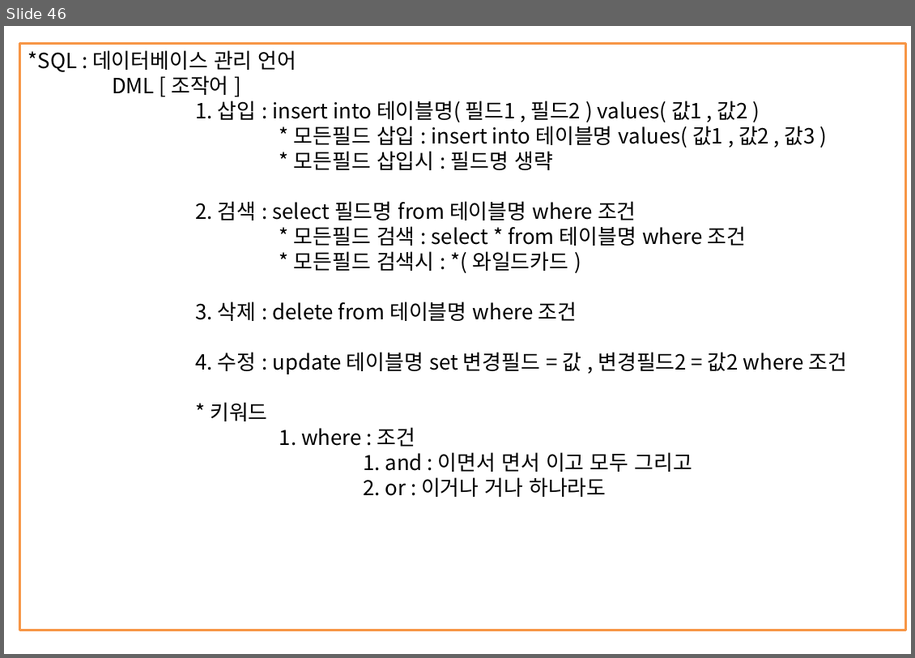
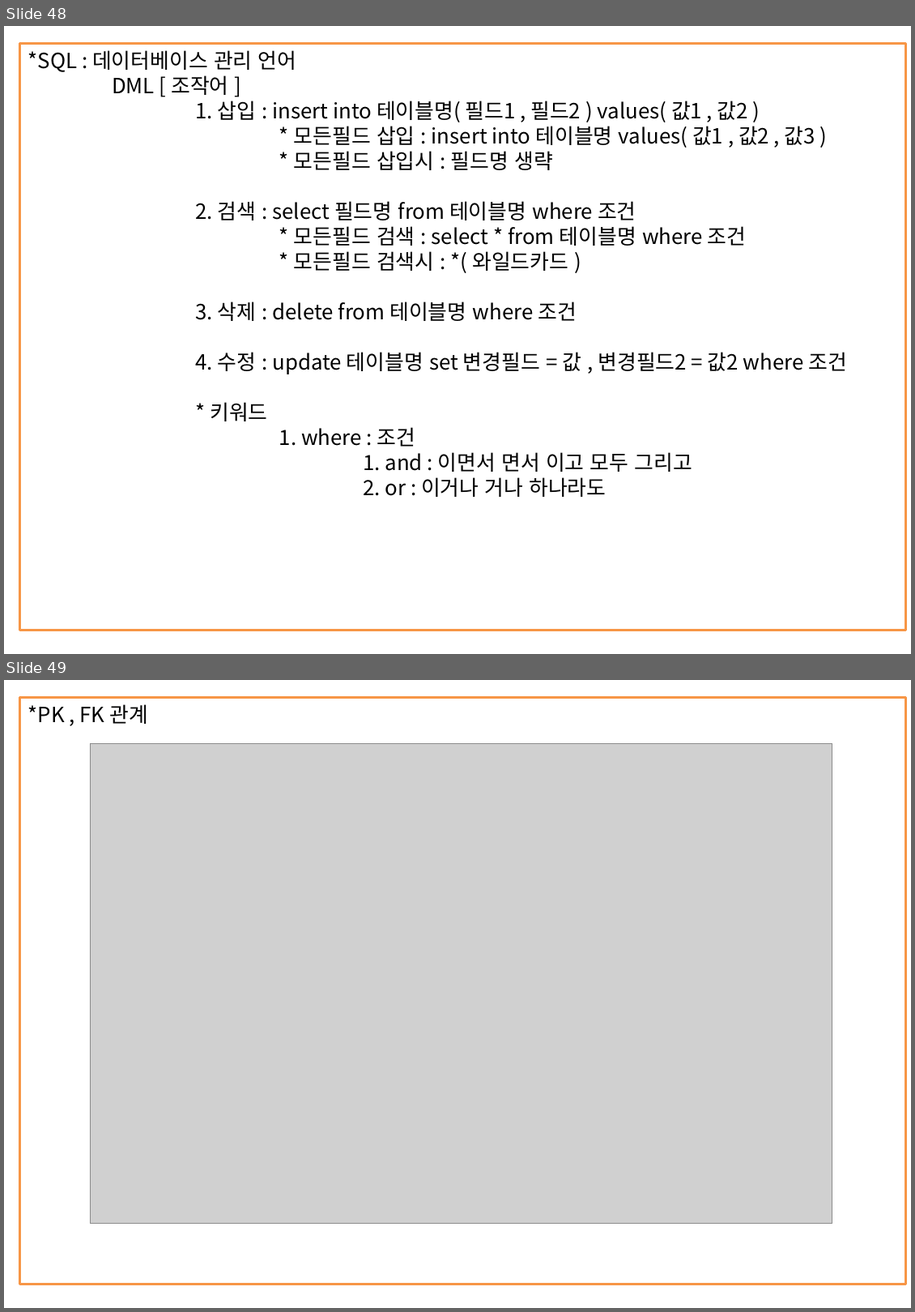
Before and after one commit to itdanja/web_ezen_1, a slide deck: java1/src/정리함/JAVA정리.pptx. Shown one above the other, each under a label of ours: slide 46 before the commit, slides 48 and 49 after it. The pictures are 915x658 and 915x1312 pixels, drawn with LibreOffice and Linux fonts; fonts in the diff are those of the drawing; grey boxes stand for pictures. Boxes give left, top, right and bottom in pixels: in the first picture for what was removed or moved away, otherwise in the second. Text is boxed around its words. In the diff, an @@ line names an element or a change of style, - is before the commit and + after.

```diff
--- a/java1/src/정리함/JAVA정리.pptx
+++ b/java1/src/정리함/JAVA정리.pptx
@@ slide 49 added at box(4, 680, 911, 1308), background #FFFFFF @@
@@ rectangle added at box(20, 698, 906, 1285), outline #F79646 2 pt, 18 pt, text #000000 @@
+*PK , FK 관계
@@ picture added at box(91, 744, 833, 1224) @@
@@ what was slide 46 is now slide 48 @@
```
Also in this commit, not shown: 5 slides changed, 2 other slides added, 1 other file.
